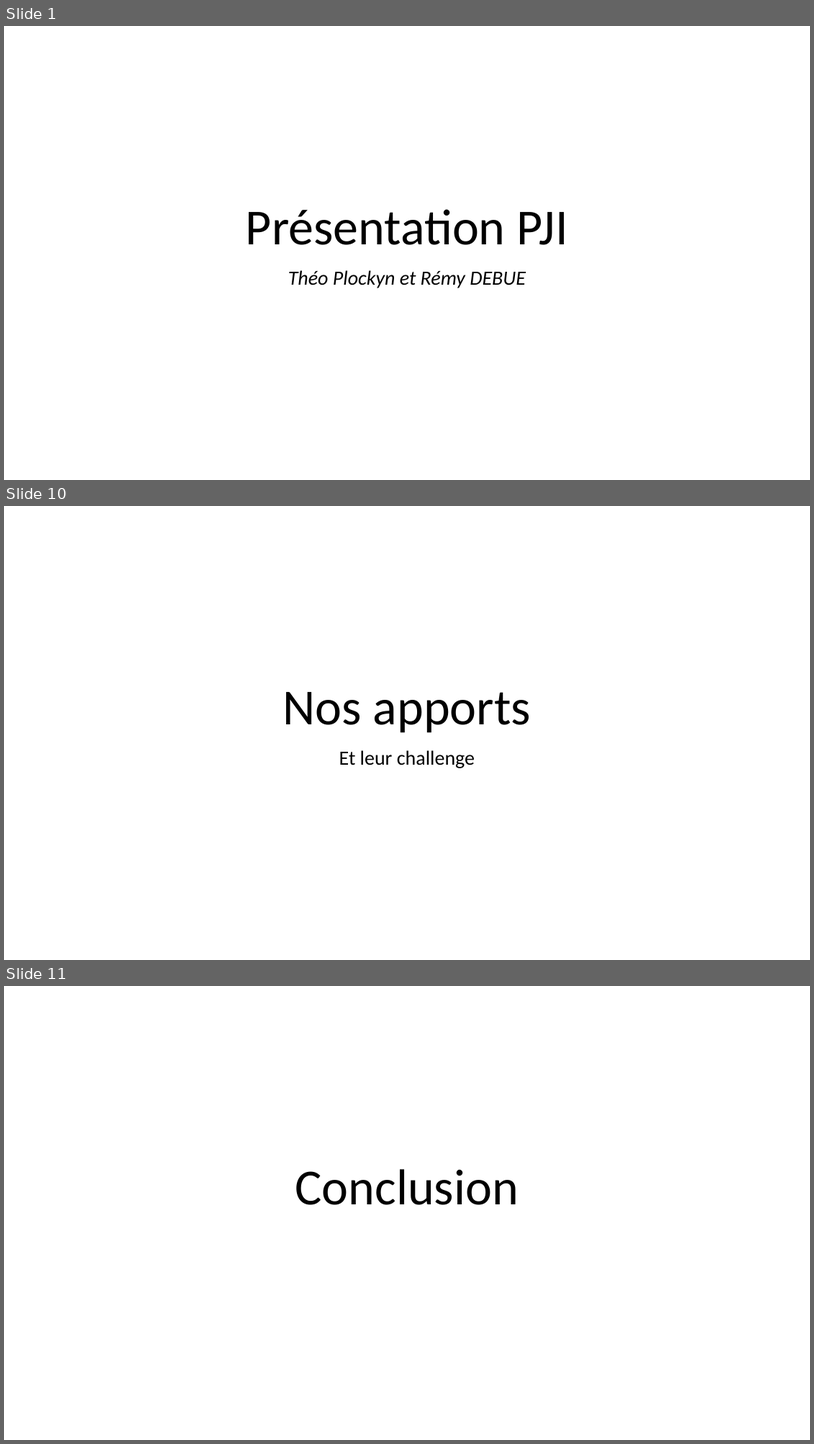
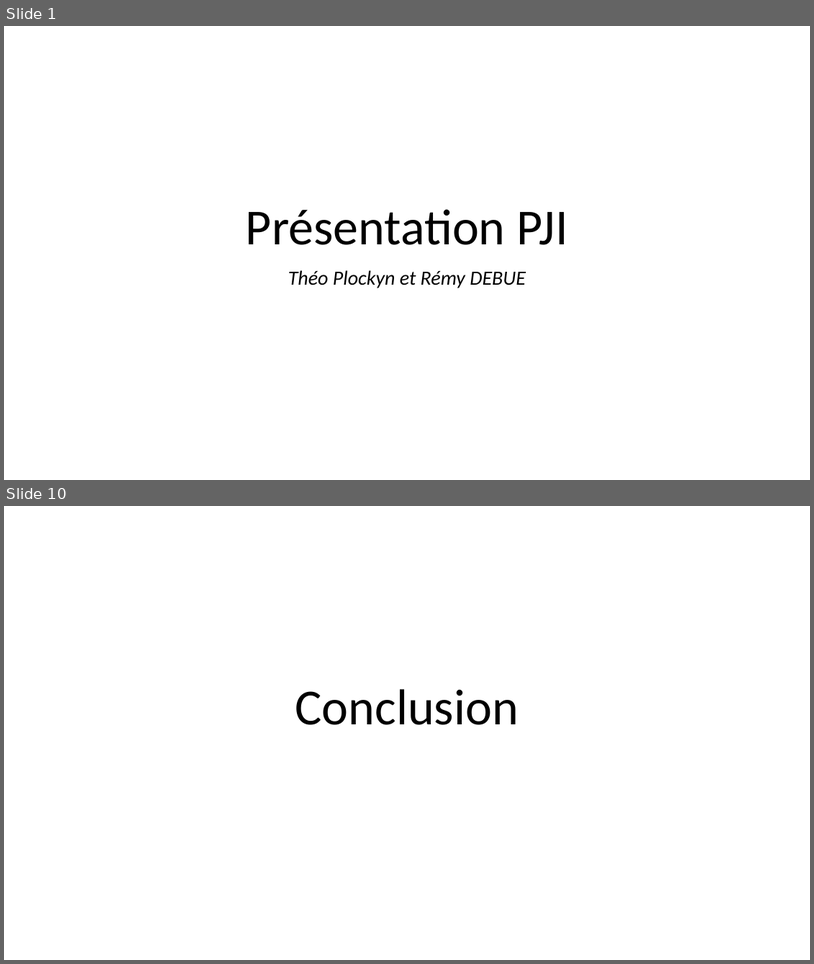
Before and after one commit to SquierDotQn/6lp-sniffer, a slide deck: Présentation1.odp. Shown one above the other, each under a label of ours: slides 1, 10 and 11 before the commit, slides 1 and 10 after it; the slides between them are not shown. The pictures are 814x1444 and 814x964 pixels, drawn with LibreOffice and Linux fonts; fonts in the diff are those of the drawing; background and template pictures are left out. Boxes give left, top, right and bottom in pixels: in the first picture for what was removed or moved away, otherwise in the second. Text is boxed around its words. In the diff, an @@ line names an element or a change of style, - is before the commit and + after.

```diff
--- a/Présentation1.odp
+++ b/Présentation1.odp
@@ slide 10 removed at (4, 506, 810, 960), background #FFFFFF @@
@@ title removed at (283, 692, 531, 733) @@
-Nos apports
@@ subtitle removed at (340, 750, 475, 768) @@
-Et leur challenge
@@ what was slide 11 is now slide 10 @@
```
Also in this commit, not shown: 6 slides changed, 3 slides added, 2 other slides removed.
